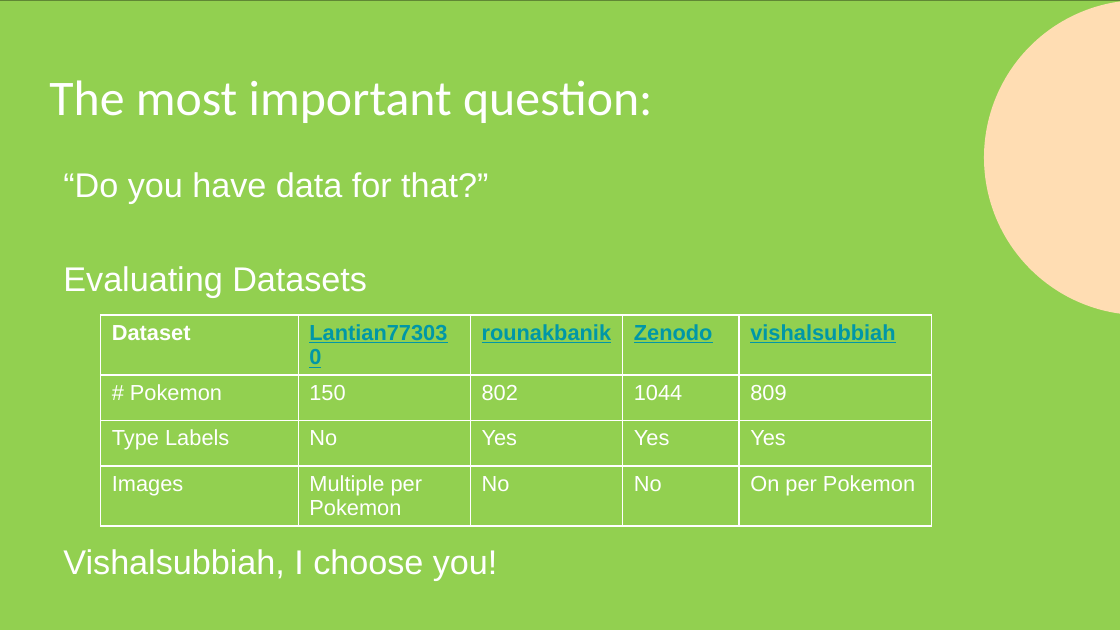
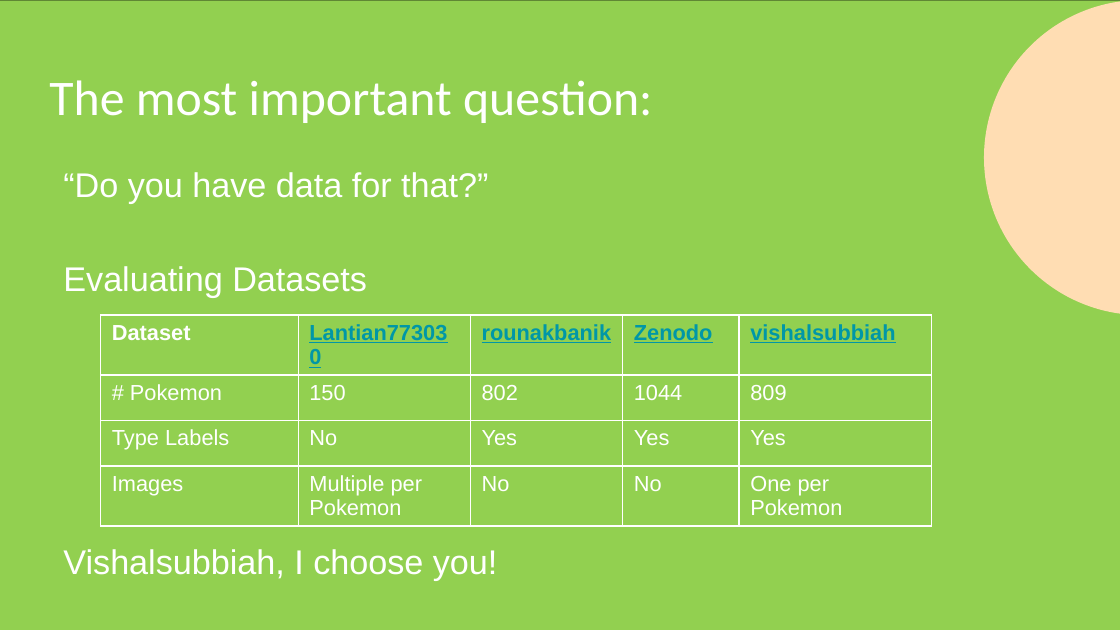
Before and after one commit to frank-trollmann/machine-learning_example-project, a slide deck: slide 9 of documentation/Session 1.pptx. Drawn at 1120x630 pixels with LibreOffice and Linux fonts; fonts in the diff are those of the drawing. Boxes give left, top, right and bottom in pixels: in the first picture for what was removed or moved away, otherwise in the second. Text is boxed around its words. In the diff, an @@ line names an element or a change of style, - is before the commit and + after.

```diff
--- a/documentation/Session 1.pptx
+++ b/documentation/Session 1.pptx
@@ table at <box>101,315,932,519</box> @@
-row 4, column 5: On per Pokemon
+row 4, column 5: One per Pokemon
```
Also in this commit, not shown: 6 other slides changed, 2 other files.
